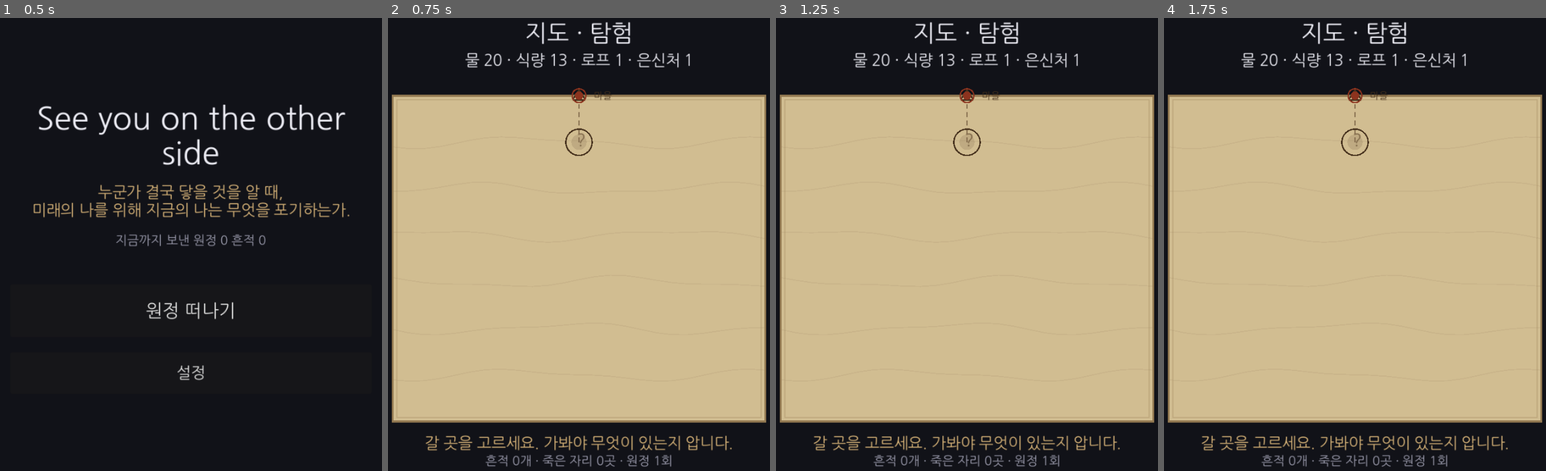
Above: before the commit, frames 1-4 (left to right).
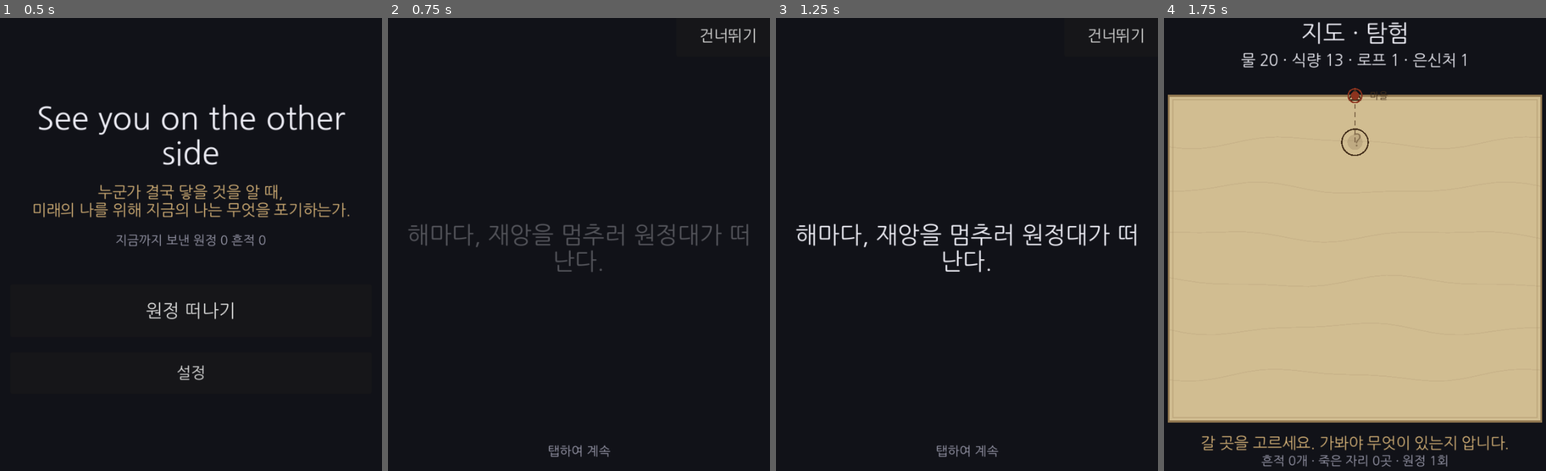
Above: after the commit, the same moments.

Repository: soomin007/Otherside
Game: Godot game, scene res://scenes/main.tscn
Two runs of this game, one before a commit and one after it. Both use one fixed random seed, a clock stepped at 60 frames per second and the inputs below.
Inputs (mouse positions are in pixels of both pictures, inside the frame that each line leads up to):
- Up to frame 1 (0.5 s): no input
- Up to frame 2 (0.75 s): click "원정 떠나기" at 0.5 s
- Up to frame 3 (1.25 s): no input
- Up to frame 4 (1.75 s): click (1503, 36) at 1.25 s, where only the run after the commit has a clickable "건너뛰기"

Frame 1 is identical in both runs. In frame 2, 74% of the frame differs, in the area x 0-100%, y 0-100%; in frame 3, 74%; in frame 4, less than 0.1%.

Commit message:
feat(opening): 오프닝 서사 슬라이드쇼
- Opening.gd + opening.tscn(신규): 5장 서사(기획서 §0·§2 각색, 맥거핀 유지) + 제목 카드
  "See you on the other side". 페이드 전환(Tween)·탭 넘김·건너뛰기·힌트.
- GameState: opening_seen(세이브) + SCENE_OPENING + go_to_opening()/mark_opening_seen(). save/load/reset 반영.
- Main: "원정 떠나기" → 첫 플레이면 오프닝(opening_seen=false), 이후 바로 지도.
- backlog(서사 슬라이드쇼 완료, 시장 NPC 튜토리얼은 가방 꾸리기와 후속), 세션로그.
- 검증: import 에러 0 + GUI 스크린샷(첫 슬라이드·제목 카드, 힌트 autowrap 수정).

Co-Authored-By: Claude Opus 4.8 (1M context) <noreply@anthropic.com>
Claude-Session: https://claude.ai/code/session_019nDcfGy3aTk1UkknXgoiqM

Diff:
--- /dev/null
+++ b/scenes/opening.tscn
@@ -0,0 +1,12 @@
+[gd_scene load_steps=2 format=3]
+
+[ext_resource type="Script" path="res://scripts/ui/Opening.gd" id="1"]
+
+[node name="Opening" type="Control"]
+layout_mode = 3
+anchors_preset = 15
+anchor_right = 1.0
+anchor_bottom = 1.0
+grow_horizontal = 2
+grow_vertical = 2
+script = ExtResource("1")
--- a/scripts/GameState.gd
+++ b/scripts/GameState.gd
@@ -12,6 +12,7 @@
 const SCENE_TITLE: String = "res://scenes/main.tscn"
 const SCENE_MAP: String = "res://scenes/map.tscn"
 const SCENE_EXPEDITION: String = "res://scenes/expedition.tscn"
+const SCENE_OPENING: String = "res://scenes/opening.tscn"
 
 # --- 한 세계에 누적되는 영속 데이터 (원정을 가로질러 살아남음) ---
 var expedition_count: int = 0  ## 지금까지 보낸 원정 수
@@ -19,6 +20,7 @@
 var deaths: Array = []         ## 죽은 자리 기록 — 지도 표식용
 var flags: Array = []  ## 영속 플래그(self-async). choice 의 sets_persist 가 쌓여 다음 원정 변형 이벤트를 깬다.
 var visited_nodes: Array = []  ## 방문한 노드 id (영속). 지도 안개 — 가본 곳 + 그 인접만 보인다(원정마다 더 드러남).
+var opening_seen: bool = false ## 오프닝 서사를 봤나 (영속). 첫 플레이만 자동 재생, 이후 스킵.
 
 # --- 현재 원정 한정 상태 (죽으면 리셋) ---
 ## 초기 자원 — 임시치. 자원 = 수명 (남기면 그만큼 잃는다). 밸런스는 폰 테스트로 검증 예정.
@@ -33,6 +35,16 @@
 
 func go_to_map() -> void:
 	get_tree().change_scene_to_file(SCENE_MAP)
+
+## 오프닝 서사 슬라이드쇼로 (타이틀에서 첫 플레이 시).
+func go_to_opening() -> void:
+	get_tree().change_scene_to_file(SCENE_OPENING)
+
+## 오프닝을 봤다고 기록(영속). 이후 자동 재생 안 함.
+func mark_opening_seen() -> void:
+	if not opening_seen:
+		opening_seen = true
+		save_game()
 
 ## 씬 전환 없이 현재 원정만 새로 만든다 (직접 진입 안전장치 / 테스트용).
 ## 과거에 로프를 건 차단 노드(bridged_nodes)·줍을 수 있는 흔적(pickup_traces_by_node)을 주입해,
@@ -165,6 +177,7 @@
 		"deaths": deaths,
 		"flags": flags,
 		"visited_nodes": visited_nodes,
+		"opening_seen": opening_seen,
 	}
 	var f := FileAccess.open(SAVE_PATH, FileAccess.WRITE)
 	if f == null:
@@ -191,6 +204,7 @@
 	deaths = data.get("deaths", [])
 	flags = data.get("flags", [])
 	visited_nodes = data.get("visited_nodes", [])
+	opening_seen = bool(data.get("opening_seen", false))
 
 ## 세이브 초기화 (새 세계). 빈 상태로 덮어쓴다 — 웹/데스크톱 모두 안전.
 func reset_save() -> void:
@@ -199,5 +213,6 @@
 	deaths = []
 	flags = []
 	visited_nodes = []
+	opening_seen = false
 	current_run = null
 	save_game()
--- a/scripts/ui/Main.gd
+++ b/scripts/ui/Main.gd
@@ -39,7 +39,11 @@
 	return "지금까지 보낸 원정 %d 흔적 %d" % [GameState.expedition_count, GameState.traces.size()]
 
 func _on_start_pressed() -> void:
-	GameState.go_to_map()
+	# 첫 플레이면 오프닝 서사부터, 이후엔 바로 지도로.
+	if GameState.opening_seen:
+		GameState.go_to_map()
+	else:
+		GameState.go_to_opening()
 
 func _on_settings_pressed() -> void:
 	var panel := SettingsPanel.new()
--- /dev/null
+++ b/scripts/ui/Opening.gd
@@ -0,0 +1,94 @@
+extends Control
+
+## 오프닝 서사 슬라이드쇼 — 첫 플레이 자동 재생(이후 스킵, GameState.opening_seen).
+## 담담·서늘, 맥거핀 유지(재앙 정체는 안 밝힌다). 탭/클릭으로 넘기고 마지막 제목 카드 뒤 지도로. 건너뛰기 가능.
+## 기획서 §0·§2 세계관을 각색.
+
+const SLIDES: Array = [
+	"해마다, 재앙을 멈추러 원정대가 떠난다.",
+	"거의 다 도중에 죽는다.\n한 번에 닿은 이는 아직 없었다.",
+	"모래폭풍이 글을 지우는 땅.\n말은 남지 않는다. 물건만 남는다.",
+	"너는 그들을 거듭 보내는 자.\n매번 다른 이가 떠나고, 너는 그 사실을 안다.",
+	"죽기 전 단 한 번.\n다음 원정대에게 무엇을 남길지,\n그것만이 네 몫이다.",
+]
+const TITLE_TEXT: String = "See you on the other side"
+const FADE: float = 0.6
+
+var _idx: int = 0
+var _label: Label
+var _hint: Label
+var _title_mode: bool = false
+
+func _ready() -> void:
+	var bg := ColorRect.new()
+	bg.set_anchors_preset(Control.PRESET_FULL_RECT)
+	bg.color = UITheme.BG
+	add_child(bg)
+
+	var center := CenterContainer.new()
+	center.set_anchors_preset(Control.PRESET_FULL_RECT)
+	add_child(center)
+	_label = UITheme.make_label(SLIDES[0], UITheme.FS_H1, UITheme.FG)
+	_label.custom_minimum_size = Vector2(UITheme.COLUMN_W, 0)
+	center.add_child(_label)
+
+	var bottom := CenterContainer.new()
+	bottom.set_anchors_preset(Control.PRESET_BOTTOM_WIDE)
+	bottom.offset_top = -110.0
+	bottom.offset_bottom = -UITheme.SAFE
+	bottom.mouse_filter = Control.MOUSE_FILTER_IGNORE
+	add_child(bottom)
+	_hint = UITheme.make_label("탭하여 계속", UITheme.FS_SMALL, UITheme.MUTED)
+	_hint.autowrap_mode = TextServer.AUTOWRAP_OFF
+	bottom.add_child(_hint)
+
+	var skip := UITheme.make_button("건너뛰기", false)
+	skip.set_anchors_preset(Control.PRESET_TOP_RIGHT)
+	skip.custom_minimum_size = Vector2(150, UITheme.BTN_H_SM)
+	skip.offset_left = -160.0
+	skip.offset_top = UITheme.SAFE
+	skip.offset_right = -UITheme.PAD
+	skip.pressed.connect(_finish)
+	add_child(skip)
+
+	_fade_in()
+
+func _gui_input(event: InputEvent) -> void:
+	var clicked: bool = (event is InputEventMouseButton and event.pressed and event.button_index == MOUSE_BUTTON_LEFT) \
+		or (event is InputEventScreenTouch and event.pressed)
+	if clicked:
+		_advance()
+
+func _advance() -> void:
+	if _title_mode:
+		_finish()
+		return
+	_idx += 1
+	if _idx < SLIDES.size():
+		_fade_to(SLIDES[_idx], UITheme.FS_H1, UITheme.FG)
+	else:
+		_title_mode = true
+		if _hint != null:
+			_hint.text = "탭하여 시작"
+		_fade_to(TITLE_TEXT, UITheme.FS_DISPLAY, UITheme.SAND)
+
+func _fade_in() -> void:
+	_label.modulate.a = 0.0
+	var t := create_tween()
+	t.tween_property(_label, "modulate:a", 1.0, FADE)
+
+## 텍스트를 페이드아웃 → 교체 → 페이드인.
+func _fade_to(text: String, size: int, color: Color) -> void:
+	var t := create_tween()
+	t.tween_property(_label, "modulate:a", 0.0, FADE * 0.5)
+	t.tween_callback(_apply_text.bind(text, size, color))
+	t.tween_property(_label, "modulate:a", 1.0, FADE)
+
+func _apply_text(text: String, size: int, color: Color) -> void:
+	_label.text = text
+	_label.add_theme_font_size_override("font_size", size)
+	_label.add_theme_color_override("font_color", color)
+
+func _finish() -> void:
+	GameState.mark_opening_seen()
+	GameState.go_to_map()
Not shown, added: scripts/ui/Opening.gd.uid
Not shown, changed: docs/design/backlog.md
Not shown, changed: session_logs/2026-07-01.md
